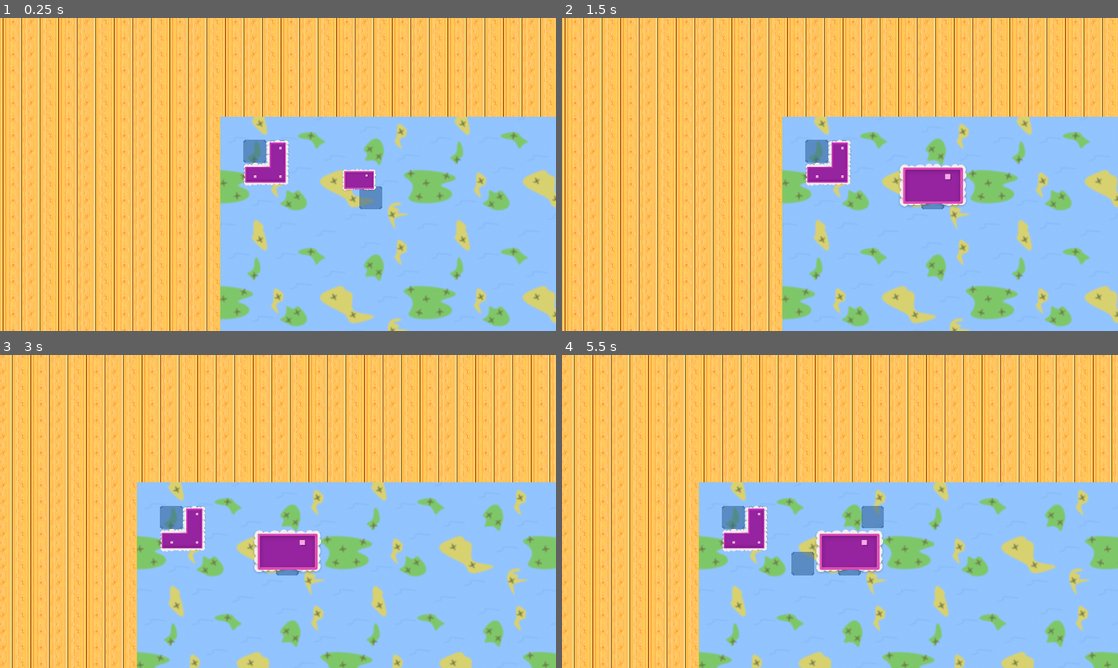
Above: before the commit, frames 1-4 (two rows, left to right).
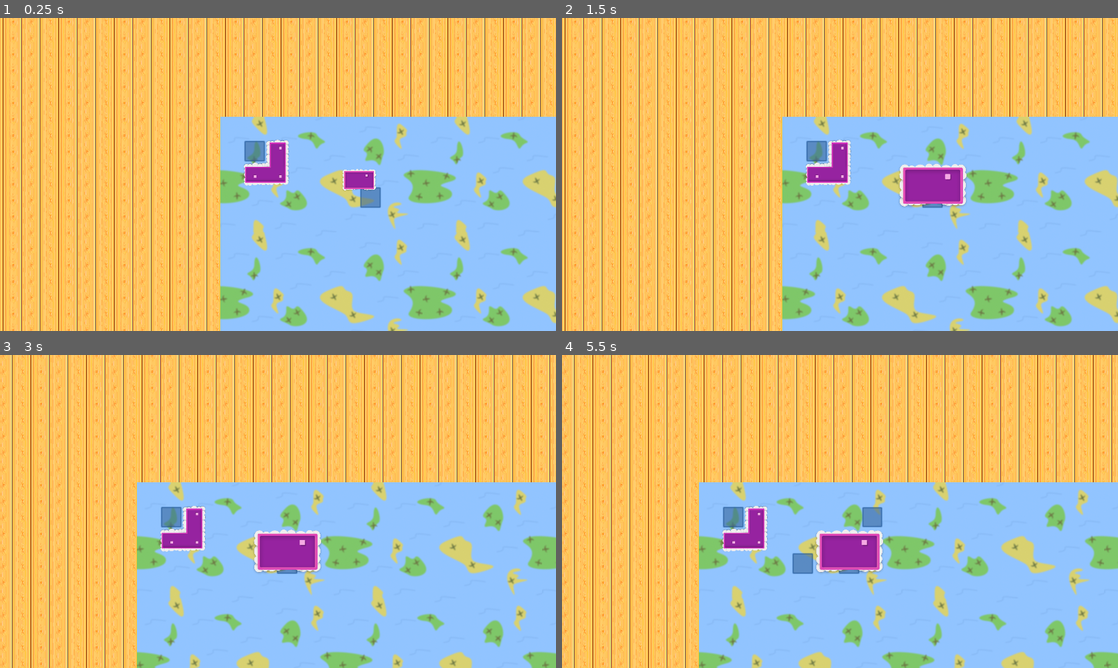
Above: after the commit, the same moments.

Repository: adotrdot/Endour-Gemastik2023
Game: Godot game, scene res://scenes/main.tscn
The game is run twice, just before and just after one commit, with the same random seed, the same clock (stepped at 60 frames per second) and the same inputs.
Inputs (mouse positions are in pixels of both pictures, inside the frame that each line leads up to):
- Up to frame 1 (0.25 s): no input
- Up to frame 2 (1.5 s): move the mouse to (817, 152) at 0.52 s; press the mouse at (817, 152) at 0.53 s; tap Enter at 1.25 s; move the mouse to (934, 196) at 1.27 s; release the mouse at (934, 196) at 1.28 s; click (934, 196) at 1.35 s
- Up to frame 3 (3 s): tap Space at 2 s; move the mouse to (333, 442) at 2.02 s; hold Middle mouse button (mb_mid) 2.03-2.78 s; click (333, 442) at 2.3 s; tap Enter at 2.75 s; move the mouse to (250, 574) at 2.77 s; right-click (250, 574) at 2.85 s
- Up to frame 4 (5.5 s): click (812, 574) at 3.05 s; tap Space at 3.5, 5 s; move the mouse to (801, 564) at 3.52 s; press the mouse at (801, 564) at 3.53 s; tap Enter at 4.25 s; move the mouse to (673, 464) at 4.27 s; release the mouse at (673, 464) at 4.28 s; click (673, 464) at 4.35 s; move the mouse to (867, 511) at 5.02 s; hold Middle mouse button (mb_mid) from 5.03 s (still down); click (867, 511) at 5.3 s

The runs differ from the first frame. In frame 1, 0.2% of the frame differs, in the area x 43-69%, y 38-62%; in frame 2, 0.1%; in frame 3, 0.1%; in frame 4, 0.3%, in the area x 28-58%, y 48-71%.

Commit message:
prototipe 0.7.1 (autotile sprite jalanan)

Diff:
--- a/scenes/jalan.tscn
+++ b/scenes/jalan.tscn
@@ -1,10 +1,12 @@
-[gd_scene load_steps=4 format=3 uid="uid://ds8x4mc245sv4"]
+[gd_scene load_steps=5 format=3 uid="uid://ds8x4mc245sv4"]
 
 [ext_resource type="Script" path="res://scripts/jalan.gd" id="1_c7v4q"]
 [ext_resource type="Texture2D" uid="uid://cif5bris1e8vk" path="res://assets/jalan/junction-midmid.png" id="2_ol0j7"]
 
 [sub_resource type="RectangleShape2D" id="RectangleShape2D_tj0ky"]
 size = Vector2(82, 82)
+
+[sub_resource type="CircleShape2D" id="CircleShape2D_hejub"]
 
 [node name="Jalan" type="Node2D"]
 script = ExtResource("1_c7v4q")
@@ -20,4 +22,48 @@
 [node name="CollisionShape2D" type="CollisionShape2D" parent="clickable"]
 shape = SubResource("RectangleShape2D_tj0ky")
 
+[node name="left-joint" type="Area2D" parent="."]
+collision_layer = 8
+collision_mask = 16
+input_pickable = false
+
+[node name="CollisionShape2D" type="CollisionShape2D" parent="left-joint"]
+position = Vector2(-40, 0)
+shape = SubResource("CircleShape2D_hejub")
+
+[node name="right-joint" type="Area2D" parent="."]
+collision_layer = 16
+collision_mask = 8
+input_pickable = false
+
+[node name="CollisionShape2D" type="CollisionShape2D" parent="right-joint"]
+position = Vector2(40, 0)
+shape = SubResource("CircleShape2D_hejub")
+
+[node name="top-joint" type="Area2D" parent="."]
+collision_layer = 32
+collision_mask = 64
+input_pickable = false
+
+[node name="CollisionShape2D" type="CollisionShape2D" parent="top-joint"]
+position = Vector2(0, -40)
+shape = SubResource("CircleShape2D_hejub")
+
+[node name="bottom-joint" type="Area2D" parent="."]
+collision_layer = 64
+collision_mask = 32
+input_pickable = false
+
+[node name="CollisionShape2D" type="CollisionShape2D" parent="bottom-joint"]
+position = Vector2(0, 40)
+shape = SubResource("CircleShape2D_hejub")
+
 [connection signal="input_event" from="clickable" to="." method="_on_clickable_input_event"]
+[connection signal="area_entered" from="left-joint" to="." method="_on_leftjoint_area_entered"]
+[connection signal="area_exited" from="left-joint" to="." method="_on_leftjoint_area_exited"]
+[connection signal="area_entered" from="right-joint" to="." method="_on_rightjoint_area_entered"]
+[connection signal="area_exited" from="right-joint" to="." method="_on_rightjoint_area_exited"]
+[connection signal="area_entered" from="top-joint" to="." method="_on_topjoint_area_entered"]
+[connection signal="area_exited" from="top-joint" to="." method="_on_topjoint_area_exited"]
+[connection signal="area_entered" from="bottom-joint" to="." method="_on_bottomjoint_area_entered"]
+[connection signal="area_exited" from="bottom-joint" to="." method="_on_bottomjoint_area_exited"]
--- a/scenes/siswa.tscn
+++ b/scenes/siswa.tscn
@@ -147,6 +147,58 @@
 "values": [false]
 }
 
+[sub_resource type="Animation" id="Animation_eml23"]
+resource_name = "pulang"
+length = 0.5
+tracks/0/type = "value"
+tracks/0/imported = false
+tracks/0/enabled = true
+tracks/0/path = NodePath("Sprite2D:modulate")
+tracks/0/interp = 1
+tracks/0/loop_wrap = true
+tracks/0/keys = {
+"times": PackedFloat32Array(0, 0.3, 0.5),
+"transitions": PackedFloat32Array(1, 1, 1),
+"update": 0,
+"values": [Color(1, 1, 1, 0), Color(1, 1, 1, 0), Color(1, 1, 1, 1)]
+}
+tracks/1/type = "value"
+tracks/1/imported = false
+tracks/1/enabled = true
+tracks/1/path = NodePath("collision_preventor:monitorable")
+tracks/1/interp = 1
+tracks/1/loop_wrap = true
+tracks/1/keys = {
+"times": PackedFloat32Array(0),
+"transitions": PackedFloat32Array(1),
+"update": 1,
+"values": [true]
+}
+tracks/2/type = "value"
+tracks/2/imported = false
+tracks/2/enabled = true
+tracks/2/path = NodePath("collision_detector:monitoring")
+tracks/2/interp = 1
+tracks/2/loop_wrap = true
+tracks/2/keys = {
+"times": PackedFloat32Array(0.5),
+"transitions": PackedFloat32Array(1),
+"update": 1,
+"values": [true]
+}
+tracks/3/type = "value"
+tracks/3/imported = false
+tracks/3/enabled = true
+tracks/3/path = NodePath("collision_detector:monitorable")
+tracks/3/interp = 1
+tracks/3/loop_wrap = true
+tracks/3/keys = {
+"times": PackedFloat32Array(0.5),
+"transitions": PackedFloat32Array(1),
+"update": 1,
+"values": [true]
+}
+
 [sub_resource type="Animation" id="Animation_hgq4r"]
 resource_name = "sampai_asrama"
 length = 0.5
@@ -277,58 +329,6 @@
 "transitions": PackedFloat32Array(1),
 "update": 1,
 "values": [false]
-}
-
-[sub_resource type="Animation" id="Animation_eml23"]
-resource_name = "pulang"
-length = 0.5
-tracks/0/type = "value"
-tracks/0/imported = false
-tracks/0/enabled = true
-tracks/0/path = NodePath("Sprite2D:modulate")
-tracks/0/interp = 1
-tracks/0/loop_wrap = true
-tracks/0/keys = {
-"times": PackedFloat32Array(0, 0.3, 0.5),
-"transitions": PackedFloat32Array(1, 1, 1),
-"update": 0,
-"values": [Color(1, 1, 1, 0), Color(1, 1, 1, 0), Color(1, 1, 1, 1)]
-}
-tracks/1/type = "value"
-tracks/1/imported = false
-tracks/1/enabled = true
-tracks/1/path = NodePath("collision_preventor:monitorable")
-tracks/1/interp = 1
-tracks/1/loop_wrap = true
-tracks/1/keys = {
-"times": PackedFloat32Array(0),
-"transitions": PackedFloat32Array(1),
-"update": 1,
-"values": [true]
-}
-tracks/2/type = "value"
-tracks/2/imported = false
-tracks/2/enabled = true
-tracks/2/path = NodePath("collision_detector:monitoring")
-tracks/2/interp = 1
-tracks/2/loop_wrap = true
-tracks/2/keys = {
-"times": PackedFloat32Array(0.5),
-"transitions": PackedFloat32Array(1),
-"update": 1,
-"values": [true]
-}
-tracks/3/type = "value"
-tracks/3/imported = false
-tracks/3/enabled = true
-tracks/3/path = NodePath("collision_detector:monitorable")
-tracks/3/interp = 1
-tracks/3/loop_wrap = true
-tracks/3/keys = {
-"times": PackedFloat32Array(0.5),
-"transitions": PackedFloat32Array(1),
-"update": 1,
-"values": [true]
 }
 
 [sub_resource type="AnimationLibrary" id="AnimationLibrary_ibrbo"]
--- a/scripts/jalan.gd
+++ b/scripts/jalan.gd
@@ -3,15 +3,18 @@
 
 @onready var sprite = $Sprite2D
 @onready var clickable = $clickable
+@onready var tilemap = get_node("../TileMap")
+var posisi_tile = Vector2i()
 var left = null
 var right = null
-var up = null
-var down = null
+var top = null
+var bottom = null
 var deleteable = true
 var delete_process = false
 
+
 func _ready():
-	sprite.set_texture(BaseJalan.res_junction_midmid)
+	sprite.set_texture(BaseJalan.res_single)
 	var tween = get_tree().create_tween()
 	tween.tween_property(sprite, "scale", Vector2(1,1), 0.2).set_trans(Tween.TRANS_BOUNCE)
 
@@ -26,7 +29,46 @@
 			for point in siswa.path_pulang:
 				if point == position:
 					return
-		queue_free()
+		var tween = get_tree().create_tween()
+		tween.tween_property(sprite, "scale", Vector2(), 0.2).set_trans(Tween.TRANS_BOUNCE)
+		tween.tween_callback(self.queue_free)
+
+
+# cek koneksi jalan dan refresh sprite
+func refresh():
+	match tilemap.get_cell_atlas_coords(0, posisi_tile):
+		BaseJalan.coords.SINGLE:
+			sprite.set_texture(BaseJalan.res_single)
+		BaseJalan.coords.VERTICAL_TOP:
+			sprite.set_texture(BaseJalan.res_vertical_top)
+		BaseJalan.coords.VERTICAL_MID:
+			sprite.set_texture(BaseJalan.res_vertical_mid)
+		BaseJalan.coords.VERTICAL_BOT:
+			sprite.set_texture(BaseJalan.res_vertical_bot)
+		BaseJalan.coords.HORIZONTAL_LEFT:
+			sprite.set_texture(BaseJalan.res_horizontal_left)
+		BaseJalan.coords.HORIZONTAL_MID:
+			sprite.set_texture(BaseJalan.res_horizontal_mid)
+		BaseJalan.coords.HORIZONTAL_RIGHT:
+			sprite.set_texture(BaseJalan.res_horizontal_right)
+		BaseJalan.coords.JUNCTION_TOPLEFT:
+			sprite.set_texture(BaseJalan.res_junction_topleft)
+		BaseJalan.coords.JUNCTION_TOPMID:
+			sprite.set_texture(BaseJalan.res_junction_topmid)
+		BaseJalan.coords.JUNCTION_TOPRIGHT:
+			sprite.set_texture(BaseJalan.res_junction_topright)
+		BaseJalan.coords.JUNCTION_MIDLEFT:
+			sprite.set_texture(BaseJalan.res_junction_midleft)
+		BaseJalan.coords.JUNCTION_MIDMID:
+			sprite.set_texture(BaseJalan.res_junction_midmid)
+		BaseJalan.coords.JUNCTION_MIDRIGHT:
+			sprite.set_texture(BaseJalan.res_junction_midright)
+		BaseJalan.coords.JUNCTION_BOTLEFT:
+			sprite.set_texture(BaseJalan.res_junction_botleft)
+		BaseJalan.coords.JUNCTION_BOTMID:
+			sprite.set_texture(BaseJalan.res_junction_botmid)
+		BaseJalan.coords.JUNCTION_BOTRIGHT:
+			sprite.set_texture(BaseJalan.res_junction_botright)
 
 
 # deteksi klik kanan mouse untuk menghapus jalan
@@ -37,3 +79,43 @@
 		if event.button_mask == MOUSE_BUTTON_MASK_RIGHT and deleteable:
 			sprite.modulate = Color(255,255,255,0.5)
 			delete_process = true
+
+
+func _on_leftjoint_area_entered(area):
+	left = true
+	refresh()
+
+
+func _on_leftjoint_area_exited(area):
+	left = false
+	refresh()
+
+
+func _on_rightjoint_area_entered(area):
+	right = true
+	refresh()
+
+
+func _on_rightjoint_area_exited(area):
+	right = false
+	refresh()
+
+
+func _on_topjoint_area_entered(area):
+	top = true
+	refresh()
+
+
+func _on_topjoint_area_exited(area):
+	top = false
+	refresh()
+
+
+func _on_bottomjoint_area_entered(area):
+	bottom = true
+	refresh()
+
+
+func _on_bottomjoint_area_exited(area):
+	bottom = false
+	refresh()
--- a/scripts/tilemap.gd
+++ b/scripts/tilemap.gd
@@ -21,6 +21,7 @@
 func place_road(new_road):
 	set_cells_terrain_connect(0, [road_coord], 0, 0)
 	new_road.position = map_to_local(road_coord)
+	new_road.posisi_tile = road_coord
 
 func remove_road(local_mousepos):
 	var tilepos = local_to_map(local_mousepos)
Binary file changed: assets/jalan/horizontal-left.png
Binary file changed: assets/jalan/horizontal-mid.png
Binary file changed: assets/jalan/horizontal-right.png
Binary file changed: assets/jalan/junction-botleft.png
Binary file changed: assets/jalan/junction-botmid.png
Binary file changed: assets/jalan/junction-botright.png
Binary file changed: assets/jalan/junction-midleft.png
Binary file changed: assets/jalan/junction-midmid.png
Binary file changed: assets/jalan/junction-midright.png
Binary file changed: assets/jalan/junction-topleft.png
Binary file changed: assets/jalan/junction-topmid.png
Binary file changed: assets/jalan/junction-topright.png
(and 4 more such lines)
